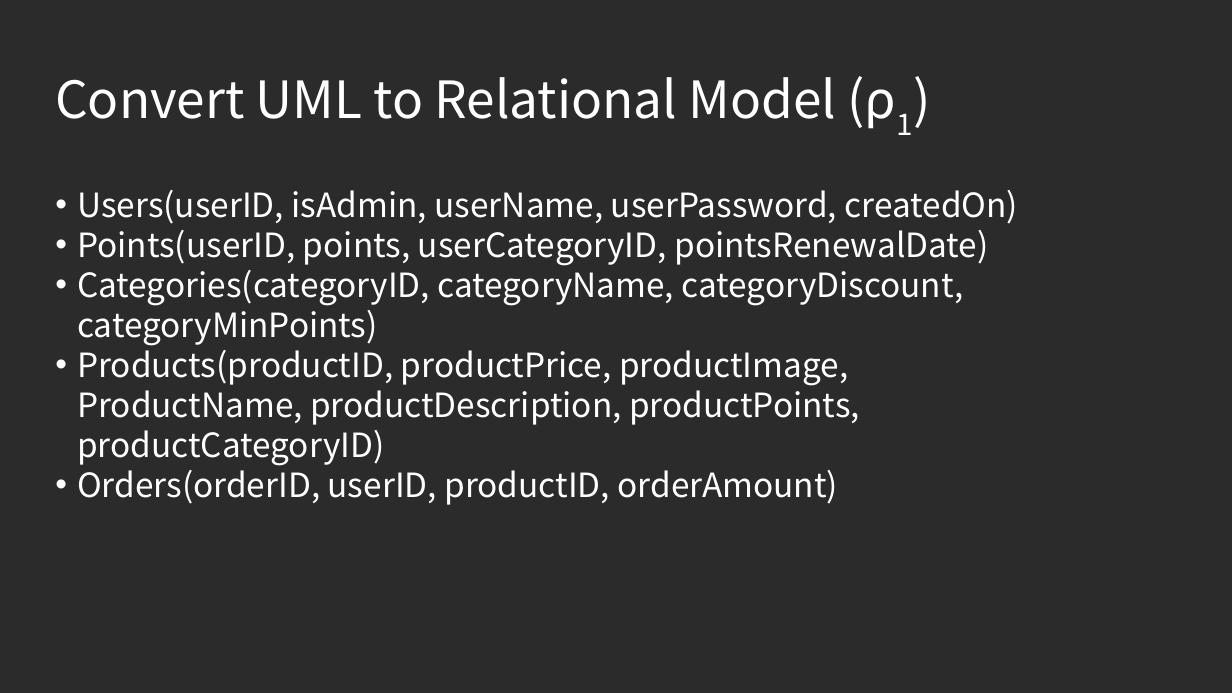
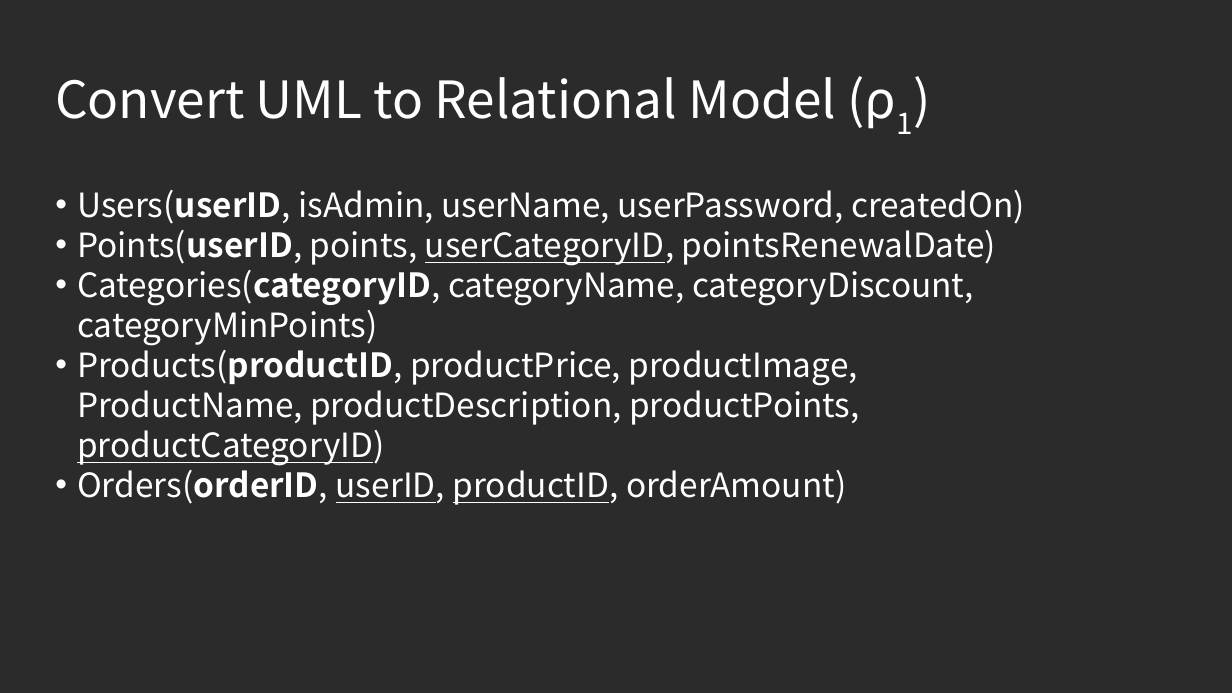
Before and after one commit to pmcintyre3/DBMS_Project5, a slide deck: slide 4 of Diagrams/Project 5 presentation.pptx. Drawn at 1232x693 pixels with LibreOffice and Linux fonts; fonts in the diff are those of the drawing; background and template pictures are left out; a plain dark background stands for a picture behind light text. Boxes give left, top, right and bottom in pixels: in the first picture for what was removed or moved away, otherwise in the second. Text is boxed around its words. In the diff, an @@ line names an element or a change of style, - is before the commit and + after.

```diff
--- a/Diagrams/Project 5 presentation.pptx
+++ b/Diagrams/Project 5 presentation.pptx
@@ text "Users(userID, isAdmin, userName, userPassword, createdOn)" at [77,190,1025,505]: bold on in "Users(userID,", "Points(userID,", "Categories(categoryID,", "Products(productID," and 1 more places; underline on in "userCategoryID,", "productCategoryID)", "userID, productID," @@
```
Also in this commit, not shown: 6 other slides changed, 1 slide added, 1 slide removed, 3 other files.
